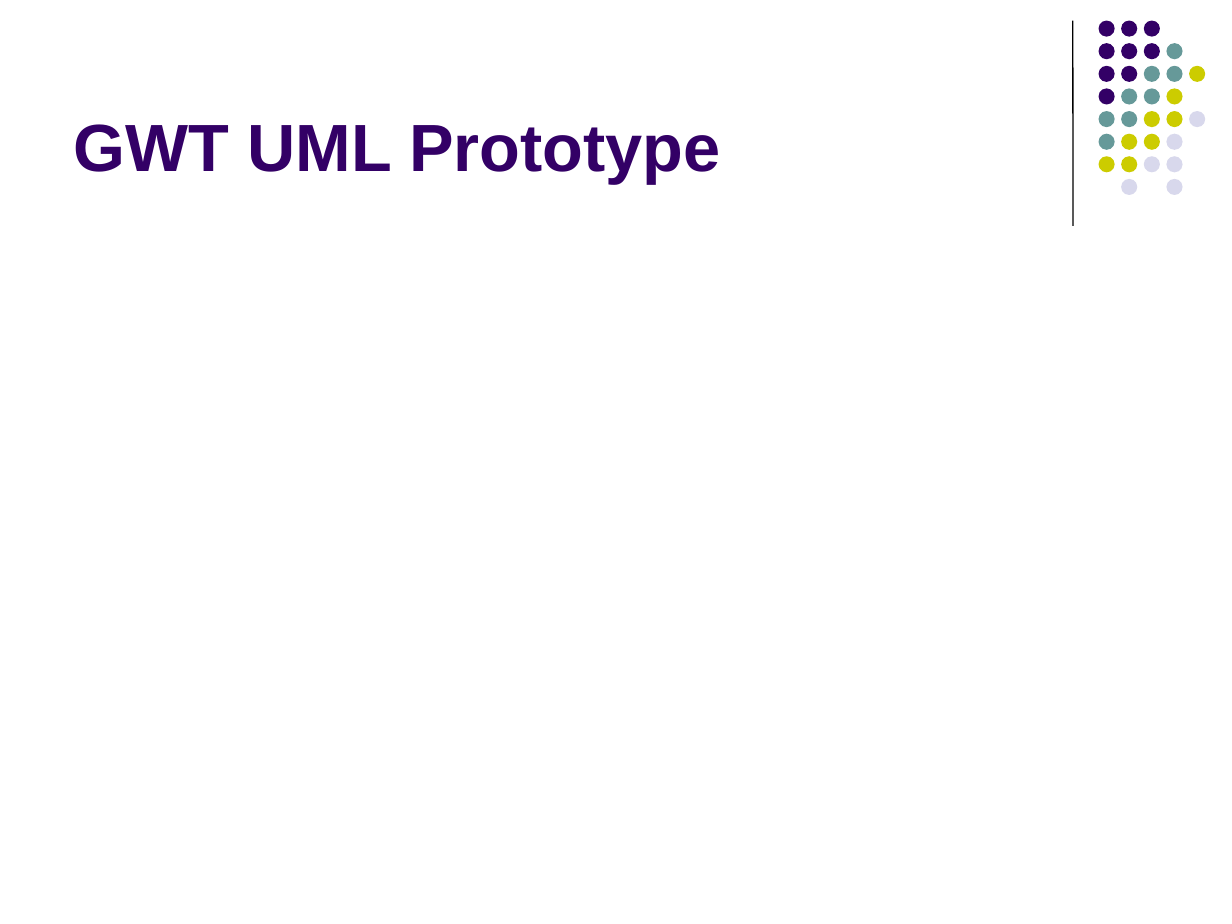
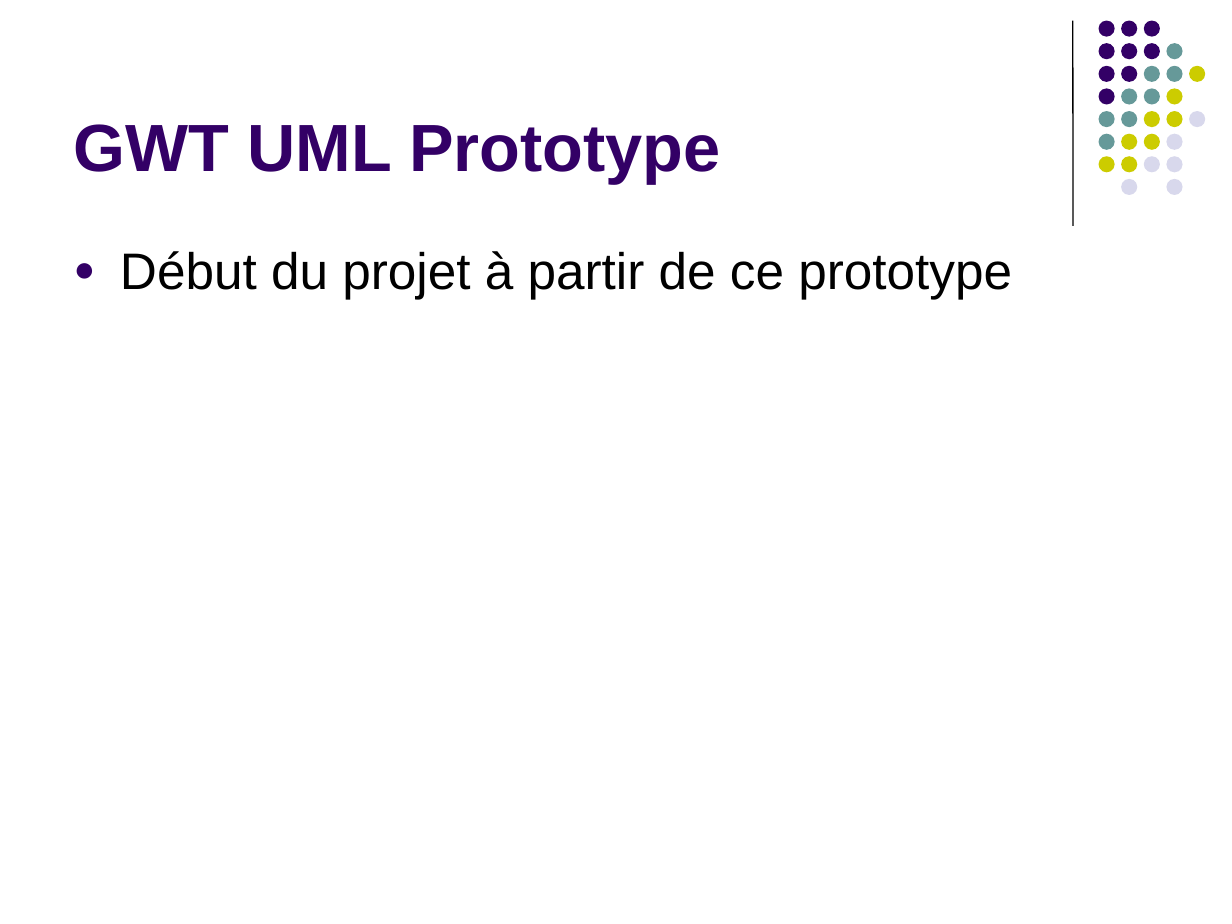
Before and after one commit to raphaelbrugier/gwtuml, a slide deck: slide 7 of wiki/PresentationSoutenanceMiParcours.ppt (slide 6 before the commit). Drawn at 1232x924 pixels with LibreOffice and Linux fonts; fonts in the diff are those of the drawing. Boxes give left, top, right and bottom in pixels: in the first picture for what was removed or moved away, otherwise in the second. Text is boxed around its words. In the diff, an @@ line names an element or a change of style, - is before the commit and + after.

```diff
--- a/wiki/PresentationSoutenanceMiParcours.ppt
+++ b/wiki/PresentationSoutenanceMiParcours.ppt
@@ text added at [120, 251, 1012, 299], 30 pt, text #000000 @@
+● Début du projet à partir de ce prototype
```
Also in this commit, not shown: 1 other slide changed, 13 slides added, 7 slides removed, 1 other file.
